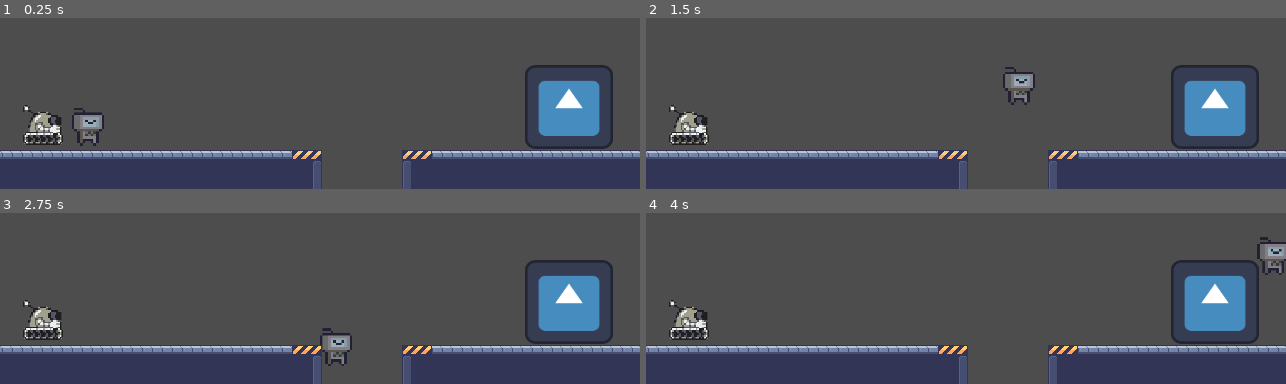
Above: before the commit, frames 1-4 (two rows, left to right).
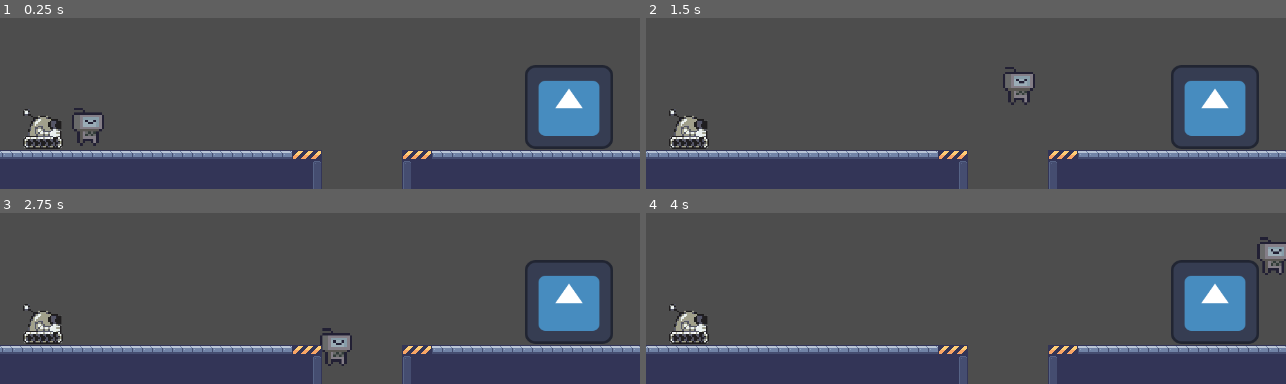
Above: after the commit, the same moments.

Repository: gdp-ufrj/Nut-Bolt
Game: Godot game, scene res://Cenas/game_controller.tscn
The game is run twice, just before and just after one commit, with the same random seed, the same clock (stepped at 60 frames per second) and the same inputs. The engine's default icon, where the game draws it, is replaced by a stand-in: a white triangle on a blue panel in a dark square.
Inputs:
- Up to frame 1 (0.25 s): no input
- Up to frame 2 (1.5 s): tap Enter at 0.5 s; hold Right (ui_right) from 0.53 s (still down); tap E (interagir) at 0.6, 1.35 s; tap Up (ui_up) at 0.77 s
- Up to frame 3 (2.75 s): tap Up (ui_up) at 1.52 s; release Right (ui_right) at 2.03 s; hold Left (ui_left) from 2.03 s (still down); tap E (interagir) at 2.1 s
- Up to frame 4 (4 s): release Left (ui_left) at 2.78 s; hold Right (ui_right) from 2.78 s (still down); tap E (interagir) at 2.85, 3.6 s; tap Up (ui_up) at 3.02, 3.77 s

The runs differ from the first frame. In frame 1, 0.8% of the frame differs, in the area x 3-10%, y 50-77%; in frame 2, 0.8%; in frame 3, 0.8%; in frame 4, 0.8%.
Error before the commit: Parse Error: Identifier "gravity" not declared in the current scope. (res://Scripts/Entes/player_2.gd:17)

Commit message:
correcao de camada de colisao

Diff:
--- a/plataform-2d-godot/Cenas/Entes/player_2.tscn
+++ b/plataform-2d-godot/Cenas/Entes/player_2.tscn
@@ -20,7 +20,7 @@
 texture = ExtResource("2_45ong")
 
 [node name="CollisionShape2D" type="CollisionShape2D" parent="."]
-position = Vector2(1, 4)
+position = Vector2(1, 2)
 shape = SubResource("CapsuleShape2D_cujcs")
 
 [node name="Timer_conexao" type="Timer" parent="."]
@@ -29,9 +29,8 @@
 [node name="Area2D" type="Area2D" parent="."]
 
 [node name="CollisionShape2D" type="CollisionShape2D" parent="Area2D"]
-position = Vector2(105.5, 243)
+position = Vector2(1, 2)
 shape = SubResource("RectangleShape2D_45ong")
 
-[connection signal="timeout" from="Timer_conexao2" to="." method="_on_timer_conexao_2_timeout"]
 [connection signal="body_entered" from="Area2D" to="." method="_on_area_2d_body_entered"]
 [connection signal="body_exited" from="Area2D" to="." method="_on_area_2d_body_exited"]
--- a/plataform-2d-godot/Cenas/Niveis/tutorial_1.tscn
+++ b/plataform-2d-godot/Cenas/Niveis/tutorial_1.tscn
@@ -89,8 +89,6 @@
 
 [node name="Porta" parent="." instance=ExtResource("3_4dw7u")]
 position = Vector2(570, 237)
-collision_layer = 3
-collision_mask = 3
 
 [node name="Chão" type="Node2D" parent="."]
 position = Vector2(112, 1)
--- a/plataform-2d-godot/Cenas/Niveis/tutorial_2.tscn
+++ b/plataform-2d-godot/Cenas/Niveis/tutorial_2.tscn
@@ -72,14 +72,16 @@
 
 [node name="Porta" parent="." instance=ExtResource("2_c7i80")]
 position = Vector2(575, 47)
+
+[node name="Botao" type="Area2D" parent="."]
 collision_layer = 3
 collision_mask = 3
-
-[node name="Botao" type="Area2D" parent="."]
 script = SubResource("GDScript_fxmij")
 
 [node name="CollisionShape2D" type="CollisionShape2D" parent="Botao"]
-position = Vector2(445, 49.25)
+light_mask = 3
+visibility_layer = 3
+position = Vector2(446, 49.25)
 shape = SubResource("RectangleShape2D_fxmij")
 
 [node name="ColorRect" type="ColorRect" parent="Botao"]
@@ -98,6 +100,8 @@
 text = "PRESSIONE A TECLA E!"
 
 [node name="chao" type="StaticBody2D" parent="."]
+collision_layer = 3
+collision_mask = 3
 metadata/_edit_group_ = true
 
 [node name="CollisionShape2D" type="CollisionShape2D" parent="chao"]
@@ -112,6 +116,8 @@
 texture = ExtResource("5_b86eh")
 
 [node name="elevacao" type="StaticBody2D" parent="."]
+collision_layer = 3
+collision_mask = 3
 
 [node name="CollisionShape2D" type="CollisionShape2D" parent="elevacao"]
 top_level = true
@@ -125,6 +131,8 @@
 texture = ExtResource("5_b86eh")
 
 [node name="limite lateral esquerdo" type="StaticBody2D" parent="."]
+collision_layer = 3
+collision_mask = 3
 
 [node name="colisao" type="CollisionShape2D" parent="limite lateral esquerdo"]
 top_level = true
@@ -132,6 +140,8 @@
 shape = SubResource("RectangleShape2D_faoxm")
 
 [node name="limite lateral direito" type="StaticBody2D" parent="."]
+collision_layer = 3
+collision_mask = 3
 
 [node name="colisao" type="CollisionShape2D" parent="limite lateral direito"]
 top_level = true
@@ -140,6 +150,8 @@
 
 [node name="plataforma" type="AnimatableBody2D" parent="."]
 position = Vector2(0, 90)
+collision_layer = 3
+collision_mask = 3
 script = ExtResource("6_yonss")
 metadata/_edit_group_ = true
 
--- a/plataform-2d-godot/Scripts/Entes/player_2.gd
+++ b/plataform-2d-godot/Scripts/Entes/player_2.gd
@@ -7,7 +7,7 @@
 var estado_original = SPEED
 var pode_ativar_botao = false
 var colidiu_com_limites = false
-
+var gravity = ProjectSettings.get_setting("physics/2d/default_gravity")
 
 #region physics process
 func _physics_process(delta: float) -> void:
--- a/plataform-2d-godot/teste_movimentacao.tscn
+++ b/plataform-2d-godot/teste_movimentacao.tscn
@@ -1,7 +1,7 @@
 [gd_scene load_steps=5 format=3 uid="uid://ds0mqh8twicw6"]
 
 [ext_resource type="Texture2D" uid="uid://cf8104fl6hons" path="res://Sprites/Placeholders/plat.png" id="1_fterx"]
-[ext_resource type="PackedScene" uid="uid://cj3qbb7deufpm" path="res://Cenas/player_2.tscn" id="2_5jf8n"]
+[ext_resource type="PackedScene" uid="uid://cj3qbb7deufpm" path="res://Cenas/Entes/player_2.tscn" id="2_5jf8n"]
 
 [sub_resource type="RectangleShape2D" id="RectangleShape2D_oqb8y"]
 size = Vector2(640, 101.5)
@@ -12,6 +12,8 @@
 [node name="TESTE MOVIMENTACAO" type="Node2D"]
 
 [node name="chao" type="StaticBody2D" parent="." groups=["limites"]]
+collision_layer = 3
+collision_mask = 3
 metadata/_edit_group_ = true
 
 [node name="CollisionShape2D" type="CollisionShape2D" parent="chao"]
@@ -26,6 +28,8 @@
 texture = ExtResource("1_fterx")
 
 [node name="elevacao" type="StaticBody2D" parent="." groups=["limites"]]
+collision_layer = 3
+collision_mask = 3
 
 [node name="CollisionShape2D" type="CollisionShape2D" parent="elevacao"]
 top_level = true
@@ -39,6 +43,8 @@
 texture = ExtResource("1_fterx")
 
 [node name="elevacao" type="StaticBody2D" parent="elevacao" groups=["limites"]]
+collision_layer = 3
+collision_mask = 3
 
 [node name="CollisionShape2D" type="CollisionShape2D" parent="elevacao/elevacao"]
 top_level = true
@@ -51,5 +57,5 @@
 scale = Vector2(0.387895, 1.82143)
 texture = ExtResource("1_fterx")
 
-[node name="player_2" parent="." instance=ExtResource("2_5jf8n")]
-position = Vector2(117, -172)
+[node name="CharacterBody2D" parent="." instance=ExtResource("2_5jf8n")]
+position = Vector2(134, 70)
